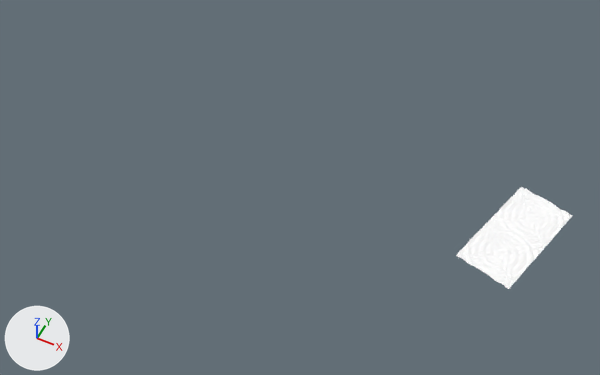
The COLLADA model iOS/mobile-vr-controller/scene.DAE, before and after one commit.
The view is the same before and after, from a camera (50 mm lens) standing at (225.0, -214.0, 278.0) and looking at (113.0, 11.0, -3.0). The lights are fixed; the arrows at lower left show +X, +Y and +Z. Where no turn or scale is listed for an object, it has been applied to the vertices.
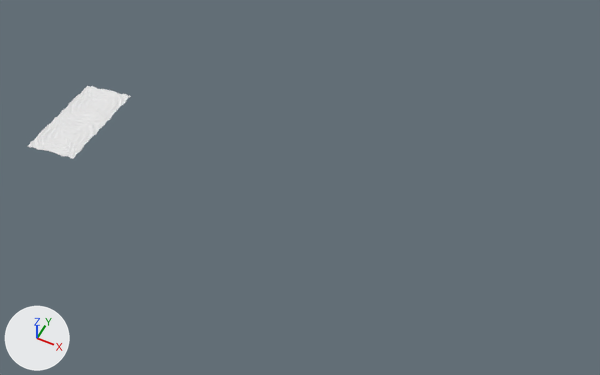
Where the newer file only moved an object's origin or applied its transform, the numbers keep the older frame.

The change in detail:
Material 'material1' (mat_material1) changes colour from white #ffffff to white #e7e7e7; in linear values from (1.0, 1.0, 1.0) to (0.8, 0.8, 0.8).
me_plane028mesh has 704 vertices, 1296 faces and spans x -22.2..15.6, y -40.2..15.6, z -0.3..0.3.
me_plane028mesh is used by ob_plane; location (211.9, 34.7, 3.1).
me_plane028mesh part 1: the whole mesh is multiplied about its middle by the matrix ((0.943, -0.325, -0.075), (0.33, 0.941, 0.07), (0.048, -0.091, 0.995)), then moved by (-208.6, -22.5, -3.1).

Pixel boxes (x1, y1, x2, y2) of what changed, in the pictures (600 x 375 px):
'Plane', recoloured, reshaped (11% narrower, 28% shorter): before (456, 187, 572, 289); after (28, 86, 131, 159)
